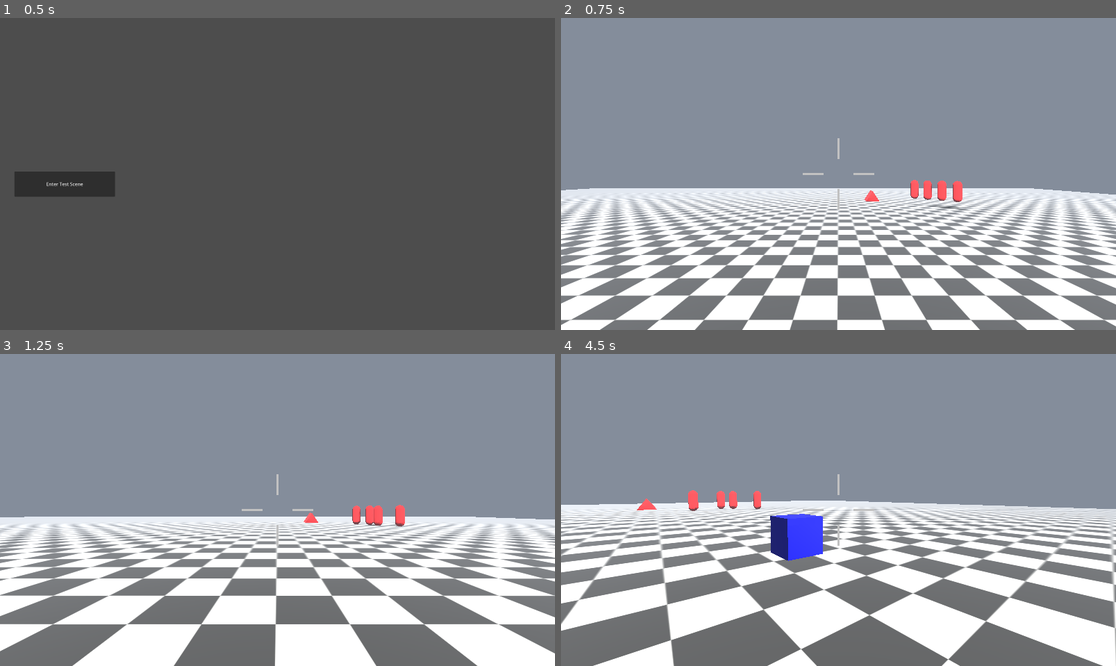
Above: before the commit, frames 1-4 (two rows, left to right).
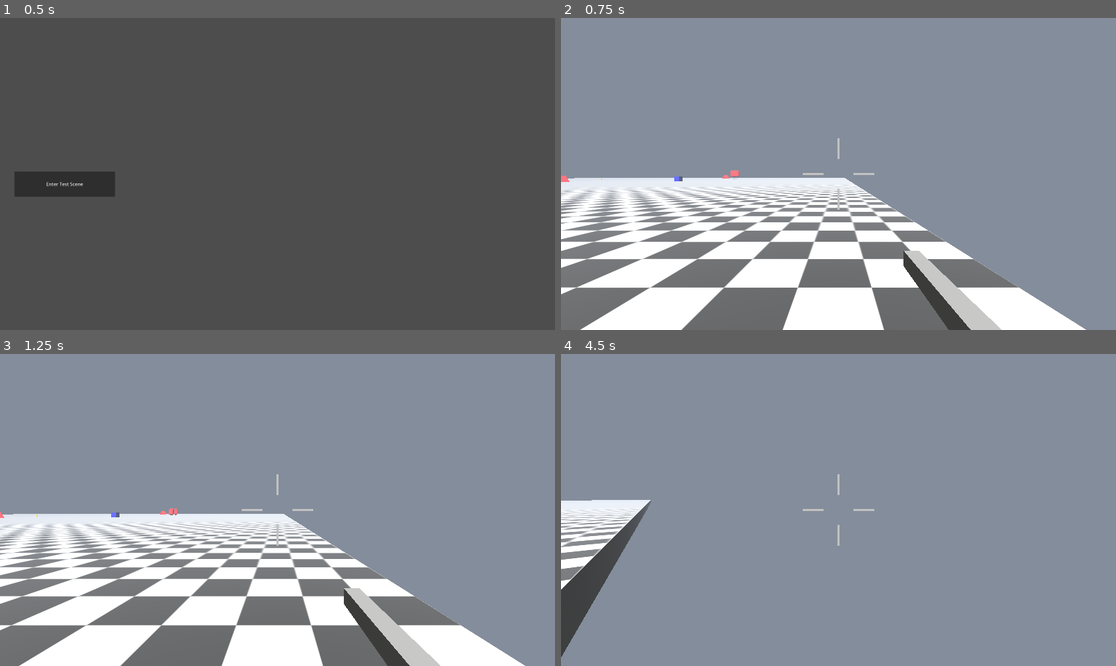
Above: after the commit, the same moments.

Repository: Octopodes-Nuts/FracturedExodus
Game: Godot game, scene res://ui/main_menu/MainMenu.tscn
Two runs of this game, one before a commit and one after it. Both use one fixed random seed, a clock stepped at 60 frames per second and the inputs below.
Inputs (mouse positions are in pixels of both pictures, inside the frame that each line leads up to):
- Up to frame 1 (0.5 s): no input
- Up to frame 2 (0.75 s): click "Enter Test Scene" at 0.5 s
- Up to frame 3 (1.25 s): no input
- Up to frame 4 (4.5 s): move the mouse to (960, 494) at 1.27 s; hold D (move_right) 1.28-2.03 s; tap 5 (equipment_1) at 1.35, 3.05 s; click (960, 494) at 1.42 s; tap Space (jump) at 1.52, 2.27, 3.77 s; tap 6 (equipment_2) at 1.55, 2.1, 3.8 s; move the mouse to (727, 525) at 2.02 s; hold S (move_backward) 2.03-2.78 s; tap E (interact) at 2.3 s; move the mouse to (894, 441) at 2.77 s; hold D (move_right) 2.78-3.53 s; hold E (interact) 2.78-3.53 s; move the mouse to (810, 572) at 3.52 s; hold W (move_forward) 3.53-4.28 s; right-click (810, 572) at 3.6 s; click (810, 572) at 3.67 s; move the mouse to (1005, 556) at 4.27 s; hold A (move_left) from 4.28 s (still down); hold E (interact) from 4.28 s (still down); tap C (crouch) at 4.35 s

Frame 1 is identical in both runs. In frame 2, 31% of the frame differs, in the area x 0-100%, y 48-100%; in frame 3, 31%; in frame 4, 48%, in the area x 0-100%, y 43-100%.
Error before the commit: Parse Error: Too few arguments for "new()" call. Expected at least 1 but received 0. (res://behavior/account/Character.gd:17)
Error after the commit: Invalid assignment of property or key 'ads' with value of type 'bool' on a base object of type 'Node3D (Equipment)'. (res://behavior/player/movement/DefaultCon…

Commit message:
Add chipsite progress, extract progress, and spawn points

Diff:
--- a/src/behavior/class_register.gd
+++ b/src/behavior/class_register.gd
@@ -9,7 +9,7 @@
 	"Fusilier": load('res://behavior/player/movement/empire/fusilier/Fusilier.tscn'),
 	"Jaeger": load('res://behavior/player/movement/empire/jaeger/Jaeger.tscn'),
 	"Leutnant": load('res://behavior/player/movement/empire/leutnant/Leutnant.tscn'),
-	"Medzin": load('res://behavior/player/movement/empire/medzin/Medzin.tscn')
+	"Sanitäter": load('res://behavior/player/movement/empire/medzin/Medzin.tscn')
 }
 
 @onready var entente_classes = {
--- a/src/behavior/environment/extract/Extract.gd
+++ b/src/behavior/environment/extract/Extract.gd
@@ -13,21 +13,28 @@
 var extracts: Dictionary = {}
 
 func _init():
+	display_text = ""
 	auto_interact = true
 
 func _local_physics_step(delta):
 	for node in extracts.keys():
 		if extracts[node] > 0:
 			extracts[node] -= delta
+			Local.HUD.get_child(1).set_time_value((extracts[node] / EXTRACT_TIME) * 100)
 		else:
 			node.extract()
 			#warning-ignore:return_value_discarded
 			extracts.erase(node)
 
+
 func _interact(node: Node):
 	# check if factions match. fcations are not yet implemented
 	extracts[node] = EXTRACT_TIME
 
+func _add_interaction(node: Node):
+	Local.HUD.get_child(1).set_visible(true)
+
 func _remove_interaction(node: Node):
 	#warning-ignore:return_value_discarded
 	extracts.erase(node)
+	Local.HUD.get_child(1).set_visible(false)
--- a/src/behavior/environment/interactables/Interactable.gd
+++ b/src/behavior/environment/interactables/Interactable.gd
@@ -12,6 +12,8 @@
 var interactable: bool = false
 var auto_interact: bool = false
 var interaction_in_process = false
+var display_text = "Interact"
+var interact_actiom = "interact"
 
 func _physics_process(_delta):
 		_local_physics_step(_delta)
@@ -35,13 +37,23 @@
 # or by handlng this interaction on the player side. May be best to do it on the player side
 func _on_interactable_body_entered(body:Node):
 	if body.has_method('register_interaction'):
+		_add_interaction(body)
 		body.register_interaction(self)
+		Local.HUD.get_child(2).display_text(null, display_text)
 	pass # Replace with function body.
 
 func _on_interactable_body_exited(body):
 	if body.has_method('remove_interaction'):
 		body.remove_interaction(self)
 		_remove_interaction(body)
+		Local.HUD.get_child(2).clear()
+
+func _refresh(body: Node):
+	_on_interactable_body_entered(body)
+	_on_interactable_body_exited(body)
 
 func _remove_interaction(_node: Node):
 	pass
+
+func _add_interaction(_node: Node):
+	pass
--- a/src/behavior/environment/interactables/chipsite/Chipsite.gd
+++ b/src/behavior/environment/interactables/chipsite/Chipsite.gd
@@ -5,10 +5,12 @@
 
 extends Interactable
 
-const OBTAIN_TIME_TARGET = 35.0
+@export var OBTAIN_TIME_TARGET = 10.0
 
 var obtain_time = 0.0
 var extracted = false
+
+var debug_red = preload("res://debug/materials/debug_red.tres")
 
 func _ready():
 	Global.add_chipsite(self)
@@ -17,6 +19,19 @@
 func interact(other):
 	if not extracted:
 		obtain_time += other.delta
-		print("Obtain Time: " + str(obtain_time))
-		if obtain_time >= OBTAIN_TIME_TARGET:
+		if obtain_time >= OBTAIN_TIME_TARGET and not extracted:
+			extracted = true
+			$model/mesh.material_override = debug_red
 			print("Chip Extracted")
+			self.display_text = ""
+			_refresh(other)
+		Local.HUD.get_child(1).set_time_value((obtain_time / OBTAIN_TIME_TARGET) * 100)
+
+
+func _add_interaction(node: Node):
+	if not extracted:
+		Local.HUD.get_child(1).set_time_value((obtain_time / OBTAIN_TIME_TARGET) * 100)
+		Local.HUD.get_child(1).set_visible(true)
+
+func _remove_interaction(node: Node):
+	Local.HUD.get_child(1).set_visible(false)
--- a/src/behavior/environment/map/Map.gd
+++ b/src/behavior/environment/map/Map.gd
@@ -6,7 +6,14 @@
 extends WorldEnvironment
 
 @onready var Global = get_node('/root/Global')
+var Player = preload("res://behavior/player/Player.tscn")
 
 # When tree is entered, set as the map root
 func _ready():
+	randomize()
 	Global.map_root = self
+	var spawn_number = randi_range(0, len(Global.spawns) - 1)
+
+	var player: Node = Player.instantiate()
+	player.transform.origin = Global.spawns[spawn_number].transform.origin
+	$NavigationRegion3D.add_child(player)
--- /dev/null
+++ b/src/behavior/environment/spawn/Spawn.gd
@@ -0,0 +1,4 @@
+extends Node
+
+func _init():
+	Global.add_spawn(self)
--- /dev/null
+++ b/src/behavior/environment/spawn/Spawn.tscn
@@ -0,0 +1,6 @@
+[gd_scene load_steps=2 format=3 uid="uid://ec8yapldak1y"]
+
+[ext_resource type="Script" uid="uid://74ydiehpm6ut" path="res://behavior/environment/spawn/Spawn.gd" id="1_3eq0m"]
+
+[node name="Spawn" type="Node3D"]
+script = ExtResource("1_3eq0m")
--- a/src/behavior/factions.gd
+++ b/src/behavior/factions.gd
@@ -5,8 +5,8 @@
 
 class_name Factions
 enum {
-    EMPIRE,
-    ENTENTE,
-    FREE_AGENTS,
-    DEFAULT
+	EMPIRE,
+	ENTENTE,
+	FREE_AGENTS,
+	DEFAULT
 }
--- a/src/behavior/global.gd
+++ b/src/behavior/global.gd
@@ -7,6 +7,7 @@
 
 # Script containing variables that are global to each match
 var chipsites: Array = []
+var spawns: Array = []
 
 # Map Root is the top level of a map
 var map_root: WorldEnvironment
@@ -21,4 +22,7 @@
 	chipsites.append(chipsite)
 
 func remove_chipsite(chipsite: Node):
-	chipsites.append(chipsite)
+	pass
+
+func add_spawn(spawn: Node):
+	spawns.append(spawn)
--- a/src/behavior/player/Equipment.gd
+++ b/src/behavior/player/Equipment.gd
@@ -31,8 +31,8 @@
 # if the throwable has been lit, this is true
 var started: bool = false
 
-func _init(controller: DefaultController):
-	player = controller
+func _init():
+	pass
 
 """
 This occurs when trigger use_time runs out
@@ -80,3 +80,6 @@
 
 func throw():
 	pass
+
+func _register_controller(controller: DefaultController):
+	player = controller
--- a/src/behavior/player/equipment/MedPack.gd
+++ b/src/behavior/player/equipment/MedPack.gd
@@ -10,8 +10,8 @@
 @export var health_increase: int = 50
 
 func _action():
-    player.health += 50
-    if player.health > player.FULL_HEALTH:
-        player.health = player.FULL_HEALTH
+	player.health += 50
+	if player.health > player.FULL_HEALTH:
+		player.health = player.FULL_HEALTH
 
-    print('heal')
+	print('heal')
--- a/src/behavior/player/movement/DefaultController.gd
+++ b/src/behavior/player/movement/DefaultController.gd
@@ -67,12 +67,14 @@
 	character.primary_weapon = WeaponRegister.gun_register["DefaultGun"].instantiate()
 	character.secondary_weapon = WeaponRegister.gun_register["DefaultPistol"].instantiate()
 	character.set_bullet_origin(gun_location)
-	character.equipment_1.equipment_instance = MedPack.new(self)
-	character.equipment_2.equipment_instance = Equipment.new(self)
+	character.medkit = MedPack.new()
+	character.equipment_1.equipment_instance = Equipment.new()
+	character.equipment_2.equipment_instance = Equipment.new()
 	# end default character
 	swap_equipped(character.primary_weapon)
 	# load from character
 	Local.player = self
+	Local.HUD = HUD
 
 	Input.set_mouse_mode(Input.MOUSE_MODE_CAPTURED)
 
@@ -82,6 +84,7 @@
 			lerp((active_equipable.ads_position - head.transform.origin),
 				active_equipable.ADS_LERP * delta)
 		head.fov = lerp(head.fov, active_equipable.ads_fov, active_equipable.ADS_LERP * delta)
+		Local.HUD.set_visible(false)
 
 func _undo_ads(delta):
 	if active_equipable is Weapon:
@@ -89,6 +92,7 @@
 			lerp((active_equipable.default_position - head.transform.origin),
 				active_equipable.ADS_LERP * delta)
 		head.fov = lerp(head.fov, float(Settings.FOV), active_equipable.ADS_LERP * delta)
+		Local.HUD.set_visible(true)
 	elif head.fov != float(Settings.FOV):
 		head.fov = lerp(head.fov, float(Settings.FOV), DEFAULT_LERP * delta)
 
@@ -224,7 +228,8 @@
 	move_and_slide()
 
 	if Input.is_action_pressed("interact") && current_interaction:
-		current_interaction.interact(self)
+		if current_interaction.has_method("interact"):
+			current_interaction.interact(self)
 
 func register_interaction(interactable: Interactable):
 	current_interaction = interactable
--- a/src/environment/maps/test_map/TestMap.tscn
+++ b/src/environment/maps/test_map/TestMap.tscn
@@ -1,11 +1,11 @@
 [gd_scene load_steps=12 format=3 uid="uid://duc3lnn8wj4oe"]
 
 [ext_resource type="Material" path="res://debug/materials/debug_tile_0.tres" id="1"]
-[ext_resource type="PackedScene" uid="uid://dcudvv4sp7mpc" path="res://behavior/player/Player.tscn" id="2"]
 [ext_resource type="PackedScene" uid="uid://ceruobdbatpjg" path="res://behavior/environment/camp/Camp.tscn" id="3"]
 [ext_resource type="Script" uid="uid://cctu8la0pomnv" path="res://behavior/environment/map/Map.gd" id="4"]
 [ext_resource type="PackedScene" uid="uid://c0dtouqw086c3" path="res://behavior/environment/extract/Extract.tscn" id="5"]
 [ext_resource type="PackedScene" uid="uid://tyrqdeshokos" path="res://debug/debug_scenes/target_0.tscn" id="7"]
+[ext_resource type="PackedScene" uid="uid://ec8yapldak1y" path="res://behavior/environment/spawn/Spawn.tscn" id="7_6e0fn"]
 [ext_resource type="Environment" uid="uid://bpsr8wpuo8pbl" path="res://default_env.tres" id="8_2boat"]
 [ext_resource type="PackedScene" uid="uid://yd8x8go2gbvp" path="res://behavior/environment/interactables/chipsite/Chipsite.tscn" id="8_6e0fn"]
 
@@ -49,6 +49,17 @@
 [node name="target" parent="NavigationRegion3D" instance=ExtResource("7")]
 transform = Transform3D(1, 0, 0, 0, 1, 0, 0, 0, 1, 13.7816, 0.987813, -1.33422)
 
+[node name="Spawns" type="Node" parent="NavigationRegion3D"]
+
+[node name="Spawn3" parent="NavigationRegion3D/Spawns" instance=ExtResource("7_6e0fn")]
+transform = Transform3D(1, 0, 0, 0, 1, 0, 0, 0, 1, 48.9837, 1.38826, -47.9697)
+
+[node name="Spawn2" parent="NavigationRegion3D/Spawns" instance=ExtResource("7_6e0fn")]
+transform = Transform3D(1, 0, 0, 0, 1, 0, 0, 0, 1, 49.071, 1.46816, 0)
+
+[node name="Spawn" parent="NavigationRegion3D/Spawns" instance=ExtResource("7_6e0fn")]
+transform = Transform3D(1, 0, 0, 0, 1, 0, 0, 0, 1, 47.5511, 1.65233, 44.9728)
+
 [node name="light" type="DirectionalLight3D" parent="."]
 transform = Transform3D(0.939693, 0.34202, 0, -0.241845, 0.664463, 0.707107, 0.241845, -0.664463, 0.707107, 0, 36.8459, 0)
 light_energy = 1.323
@@ -60,8 +71,5 @@
 directional_shadow_split_2 = 0.206
 directional_shadow_max_distance = 2513.1
 
-[node name="player_body" parent="." instance=ExtResource("2")]
-transform = Transform3D(1, 0, 0, 0, 1, 0, 0, 0, 1, 6.02465, 3.54708, 0)
-
 [node name="interactable" parent="." instance=ExtResource("8_6e0fn")]
 transform = Transform3D(1, 0, 0, 0, 1, 0, 0, 0, 1, -11.2715, 0.5, -9.47658)
--- /dev/null
+++ b/src/ui/hud/ExtractTimer.gd
@@ -0,0 +1,4 @@
+extends HSlider
+
+func set_time_value(val: float):
+	self.value = val
--- /dev/null
+++ b/src/ui/hud/ExtractTimer.tscn
@@ -0,0 +1,22 @@
+[gd_scene load_steps=3 format=3 uid="uid://brvwixs700y2q"]
+
+[ext_resource type="Script" uid="uid://020ctr78kr7" path="res://ui/hud/ExtractTimer.gd" id="1_kkaru"]
+
+[sub_resource type="Theme" id="Theme_kkaru"]
+
+[node name="ExtractTimer" type="HSlider"]
+anchors_preset = -1
+anchor_left = 0.16
+anchor_top = 0.007
+anchor_right = 0.16
+anchor_bottom = 0.007
+offset_left = -307.2
+offset_top = -7.56
+offset_right = 306.8
+offset_bottom = 8.44
+theme = SubResource("Theme_kkaru")
+step = 0.2
+value = 100.0
+editable = false
+scrollable = false
+script = ExtResource("1_kkaru")
--- a/src/ui/hud/Hud.tscn
+++ b/src/ui/hud/Hud.tscn
@@ -1,12 +1,19 @@
-[gd_scene load_steps=2 format=3 uid="uid://c2vdf5bs4gl6y"]
+[gd_scene load_steps=4 format=3 uid="uid://c2vdf5bs4gl6y"]
 
 [ext_resource type="Texture2D" uid="uid://lj8x80hs34ug" path="res://ui/hud/crosshair.png" id="1"]
+[ext_resource type="PackedScene" uid="uid://brvwixs700y2q" path="res://ui/hud/ExtractTimer.tscn" id="2_ywxef"]
+[ext_resource type="PackedScene" uid="uid://bemh5f0ii405o" path="res://ui/hud/TextDisplay.tscn" id="3_4sqfl"]
 
 [node name="hud" type="Control"]
+layout_mode = 3
+anchors_preset = 15
 anchor_right = 1.0
 anchor_bottom = 1.0
+grow_horizontal = 2
+grow_vertical = 2
 
 [node name="crosshair" type="TextureRect" parent="."]
+layout_mode = 0
 anchor_left = 0.5
 anchor_top = 0.5
 anchor_right = 0.5
@@ -17,3 +24,29 @@
 offset_bottom = 384.0
 scale = Vector2(0.5, 0.5)
 texture = ExtResource("1")
+
+[node name="ExtractTimer" parent="." instance=ExtResource("2_ywxef")]
+visible = false
+layout_mode = 1
+anchor_left = 0.5
+anchor_top = 0.081
+anchor_right = 0.5
+anchor_bottom = 0.081
+offset_left = -307.0
+offset_top = -0.480003
+offset_right = 307.0
+offset_bottom = 15.52
+
+[node name="TextDisplay" parent="." instance=ExtResource("3_4sqfl")]
+layout_mode = 1
+anchors_preset = -1
+anchor_left = 0.5
+anchor_top = 0.745
+anchor_right = 0.5
+anchor_bottom = 0.745
+offset_left = -232.0
+offset_top = -11.6001
+offset_right = 230.0
+offset_bottom = 11.3999
+horizontal_alignment = 1
+vertical_alignment = 1
--- /dev/null
+++ b/src/ui/hud/TextDisplay.gd
@@ -0,0 +1,9 @@
+extends Label
+
+func display_text(action, text: String):
+	if not action:
+		self.text = text
+	# Append action in front of text if there is text to display
+
+func clear():
+	self.text = ""
--- /dev/null
+++ b/src/ui/hud/TextDisplay.tscn
@@ -0,0 +1,10 @@
+[gd_scene load_steps=3 format=3 uid="uid://bemh5f0ii405o"]
+
+[ext_resource type="Script" uid="uid://gfj0rg6cun4g" path="res://ui/hud/TextDisplay.gd" id="1_x7h1v"]
+
+[sub_resource type="LabelSettings" id="LabelSettings_cxq14"]
+font_size = 24
+
+[node name="TextDisplay" type="Label"]
+label_settings = SubResource("LabelSettings_cxq14")
+script = ExtResource("1_x7h1v")
Not shown, added: src/behavior/environment/spawn/Spawn.gd.uid
Not shown, added: src/ui/hud/ExtractTimer.gd.uid
Not shown, added: src/ui/hud/TextDisplay.gd.uid
